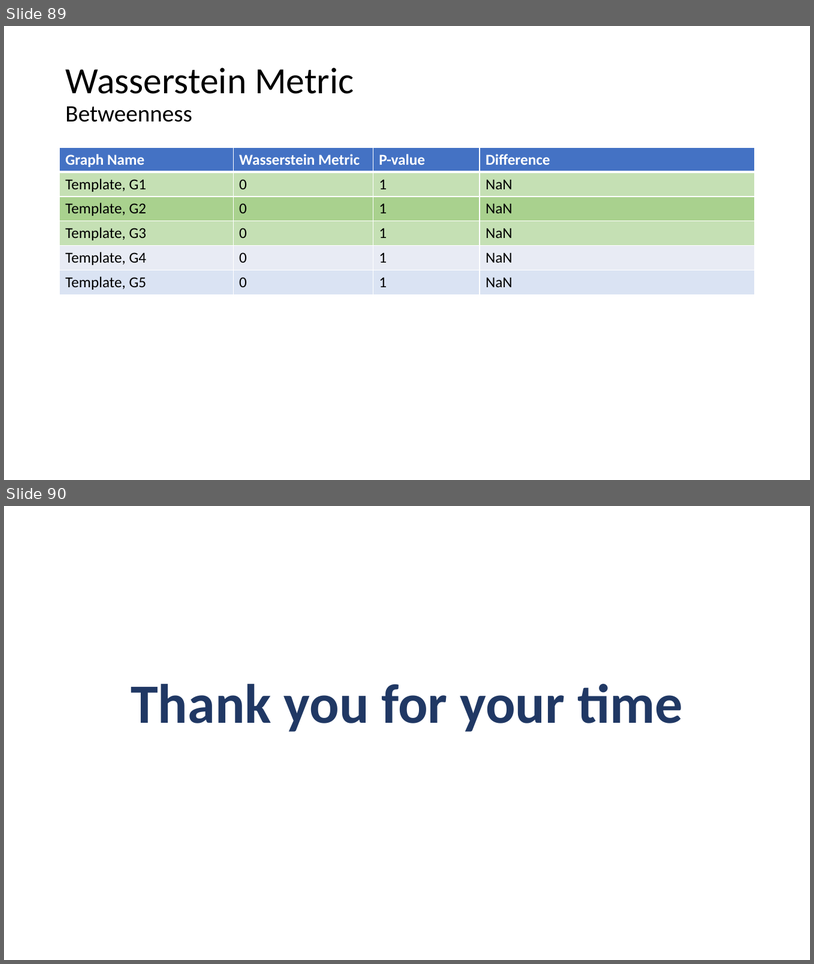
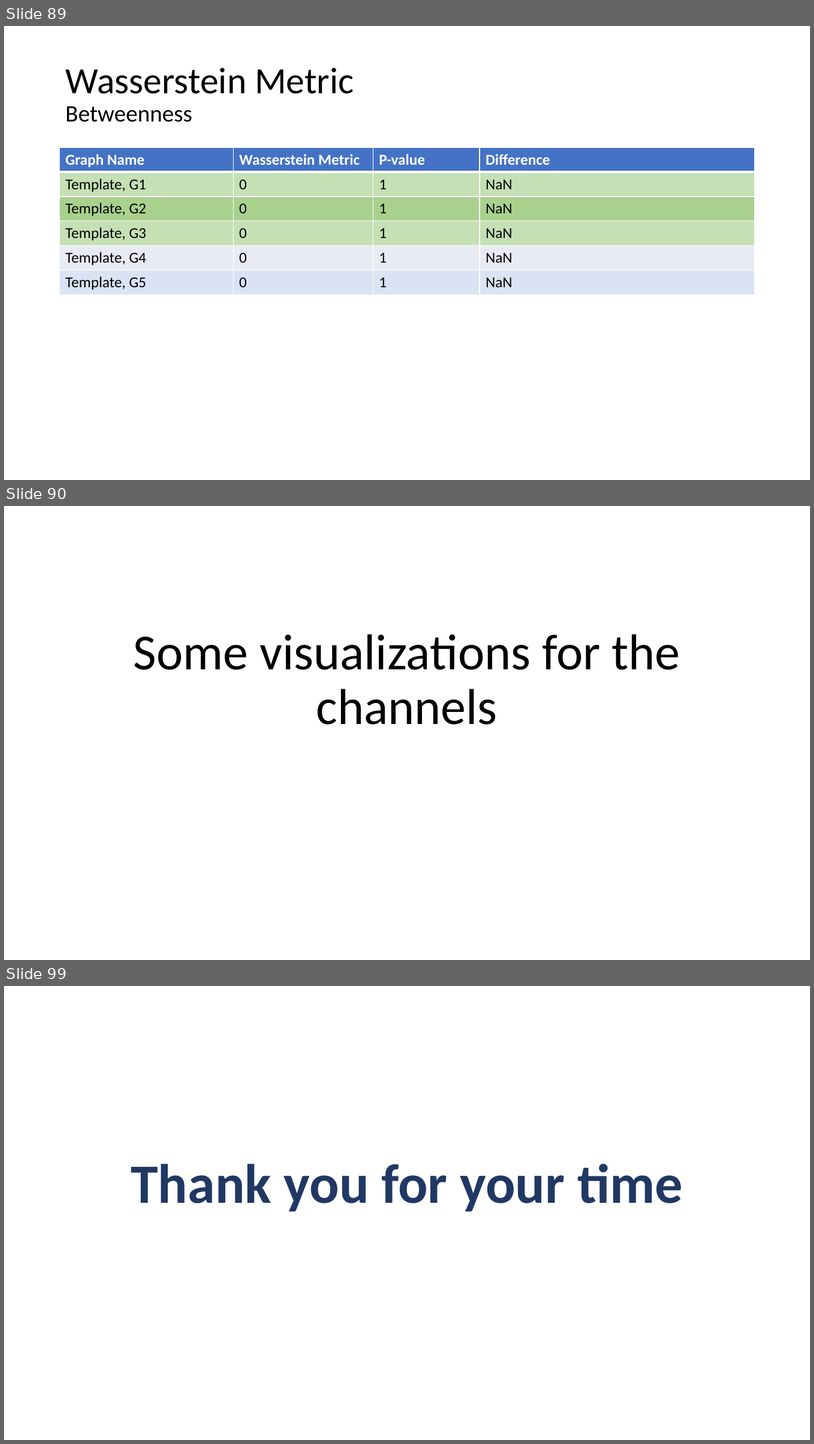
Before and after one commit to AtrayeeNeog/Visualization_2019-20, a slide deck: Documentation/Presentation/Project_Presentation_v3.pptx. Shown one above the other, each under a label of ours: slides 89 and 90 before the commit, slides 89, 90 and 99 after it; the slides between them are not shown. The pictures are 814x964 and 814x1444 pixels, drawn with LibreOffice and Linux fonts; fonts in the diff are those of the drawing. Boxes give left, top, right and bottom in pixels: in the first picture for what was removed or moved away, otherwise in the second. Text is boxed around its words. In the diff, an @@ line names an element or a change of style, - is before the commit and + after.

```diff
--- a/Documentation/Presentation/Project_Presentation_v3.pptx
+++ b/Documentation/Presentation/Project_Presentation_v3.pptx
@@ slide 90 added at (x1=4, y1=506, x2=810, y2=960), background #FFFFFF @@
@@ title added at (x1=134, y1=634, x2=681, y2=724), 60 pt, text #000000 @@
+Some visualizations for the channels
@@ what was slide 90 is now slide 99 @@
```
Also in this commit, not shown: 8 other slides added.
